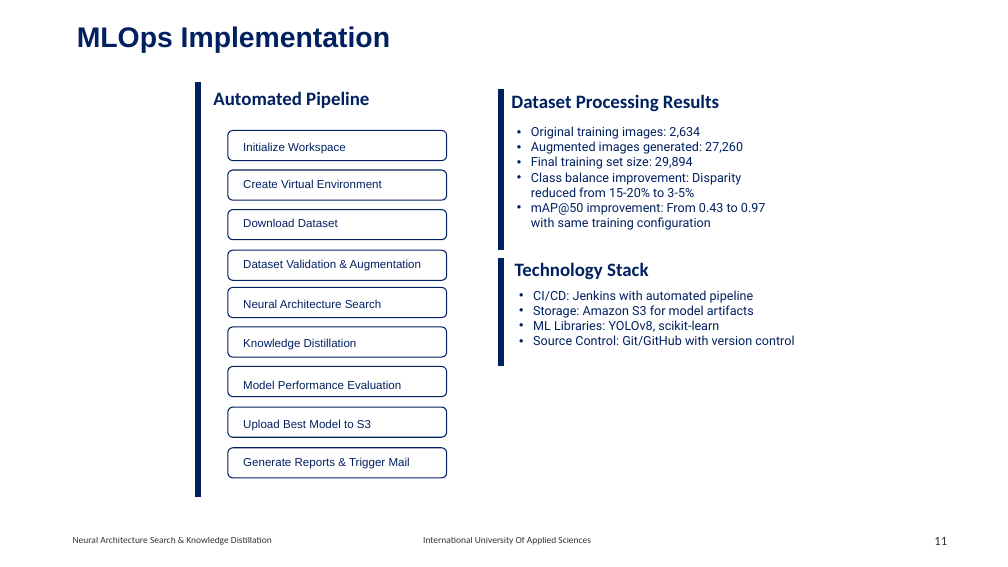
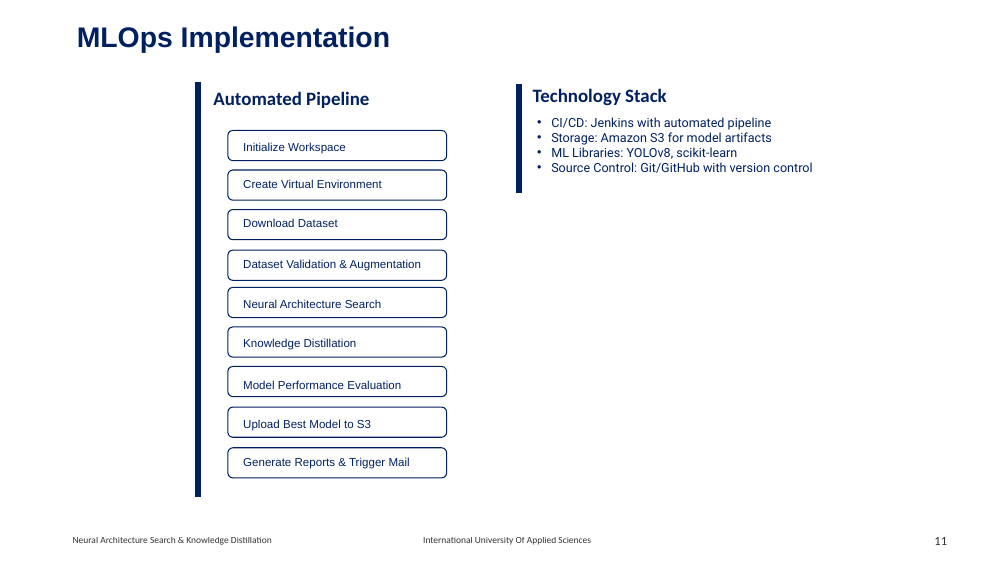
Before and after one commit to RajeshRamadas/yolov8-model-optimization, a slide deck: slide 11 of 01-Project-management/presentation/KnowledgeDistillation.pptx. Drawn at 1008x567 pixels with LibreOffice and Linux fonts; fonts in the diff are those of the drawing. Boxes give left, top, right and bottom in pixels: in the first picture for what was removed or moved away, otherwise in the second. Text is boxed around its words. In the diff, an @@ line names an element or a change of style, - is before the commit and + after.

```diff
--- a/01-Project-management/presentation/KnowledgeDistillation.pptx
+++ b/01-Project-management/presentation/KnowledgeDistillation.pptx
@@ line removed from (501, 89) to (501, 250) @@
@@ 2 texts, 1 line: place and size @@
-2 texts, 1 line at box(501, 258, 794, 367)
+2 texts, 1 line at box(519, 84, 812, 193)
@@ text removed at box(511, 94, 719, 112) @@
-Dataset Processing Results
@@ text removed at box(531, 126, 766, 230) @@
-• Original training images: 2,634
-• Augmented images generated: 27,260
-• Final training set size: 29,894
-• Class balance improvement: Disparity reduced from 15-20% to 3-5%
-• mAP@50 improvement: From 0.43 to 0.97 with same training configuration
```
Also in this commit, not shown: 2 other slides changed, 3 slides added.
